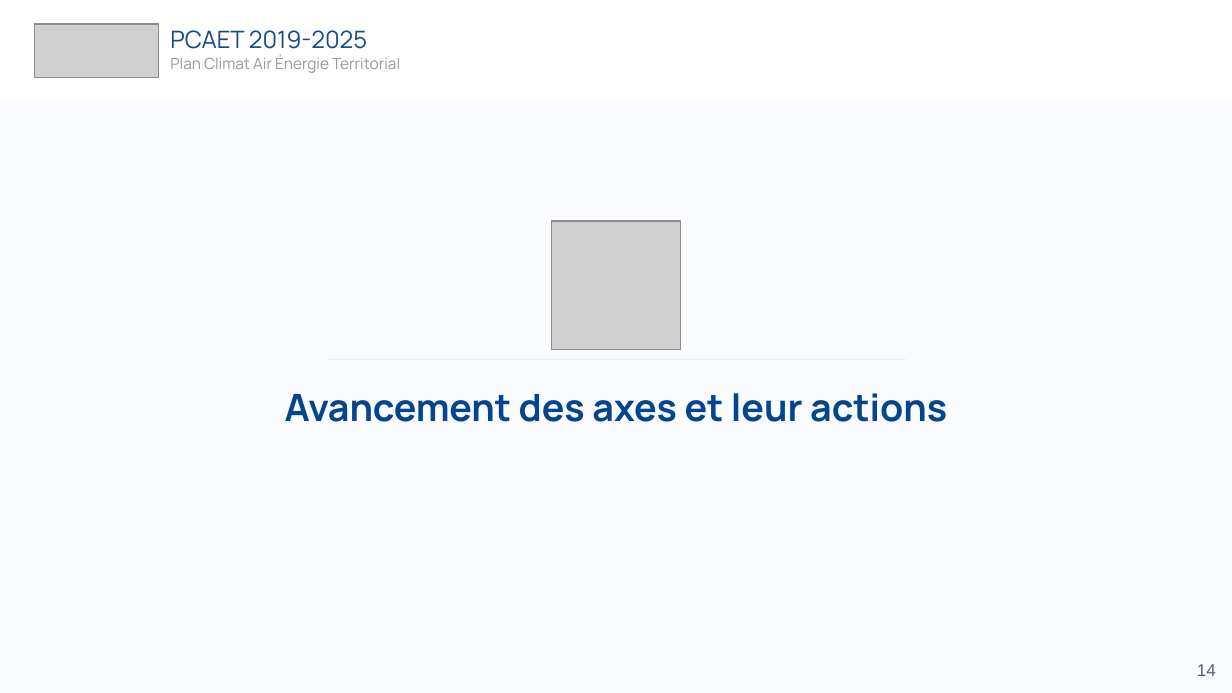
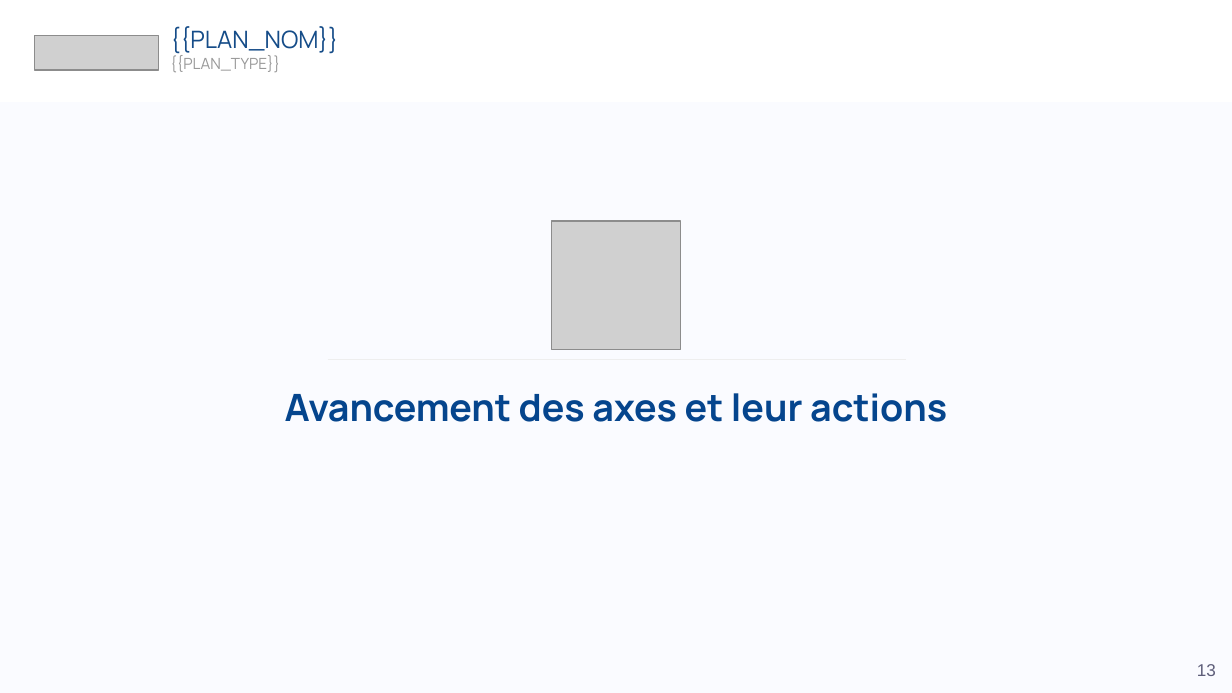
Before and after one commit to incubateur-ademe/territoires-en-transitions, a slide deck: slide 13 of apps/backend/src/plans/plans/generate-reports/docs/template_bilan.pptx (slide 14 before the commit). Drawn at 1232x693 pixels with LibreOffice and Linux fonts; fonts in the diff are those of the drawing; grey boxes stand for pictures. Boxes give left, top, right and bottom in pixels: in the first picture for what was removed or moved away, otherwise in the second. Text is boxed around its words. In the diff, an @@ line names an element or a change of style, - is before the commit and + after.

```diff
--- a/apps/backend/src/plans/plans/generate-reports/docs/template_bilan.pptx
+++ b/apps/backend/src/plans/plans/generate-reports/docs/template_bilan.pptx
@@ text at bbox=[170, 26, 338, 54]: text changed @@
-PCAET 2019-2025
+{{PLAN_NOM}}
@@ picture: place and size @@
-picture at bbox=[34, 23, 159, 78]
+picture at bbox=[34, 36, 159, 70]
@@ text at bbox=[170, 55, 280, 72]: text changed @@
-Plan Climat Air Énergie Territorial
+{{PLAN_TYPE}}
@@ page number at bbox=[1197, 664, 1216, 676]: text changed @@
-14
+13
```
Also in this commit, not shown: 4 other slides changed, 15 other files.
